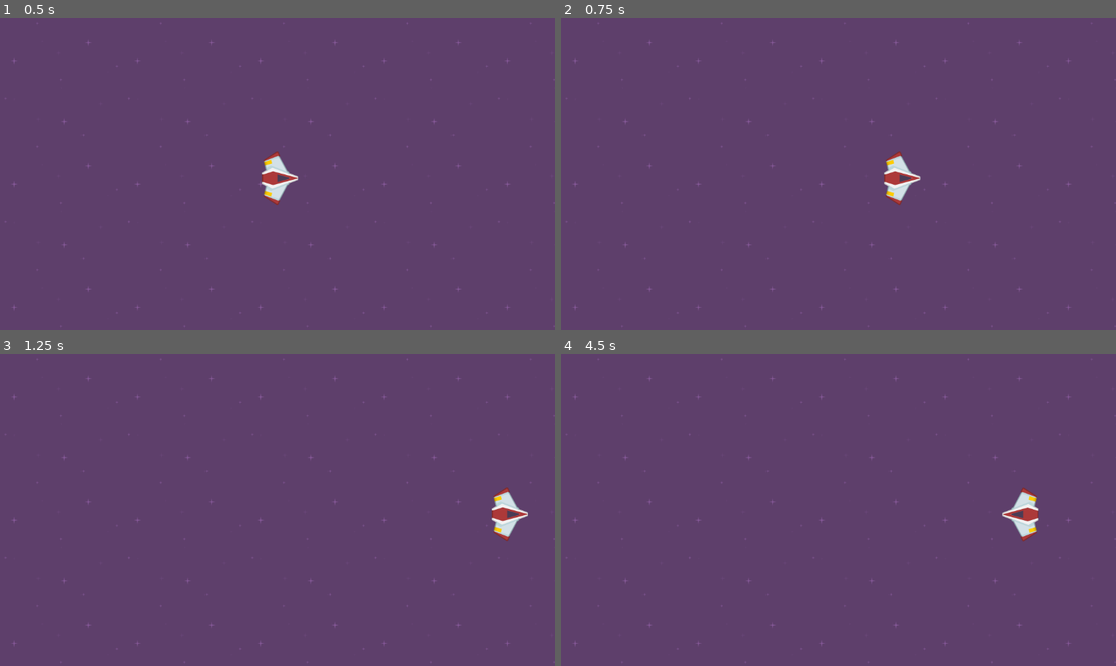
Above: before the commit, frames 1-4 (two rows, left to right).
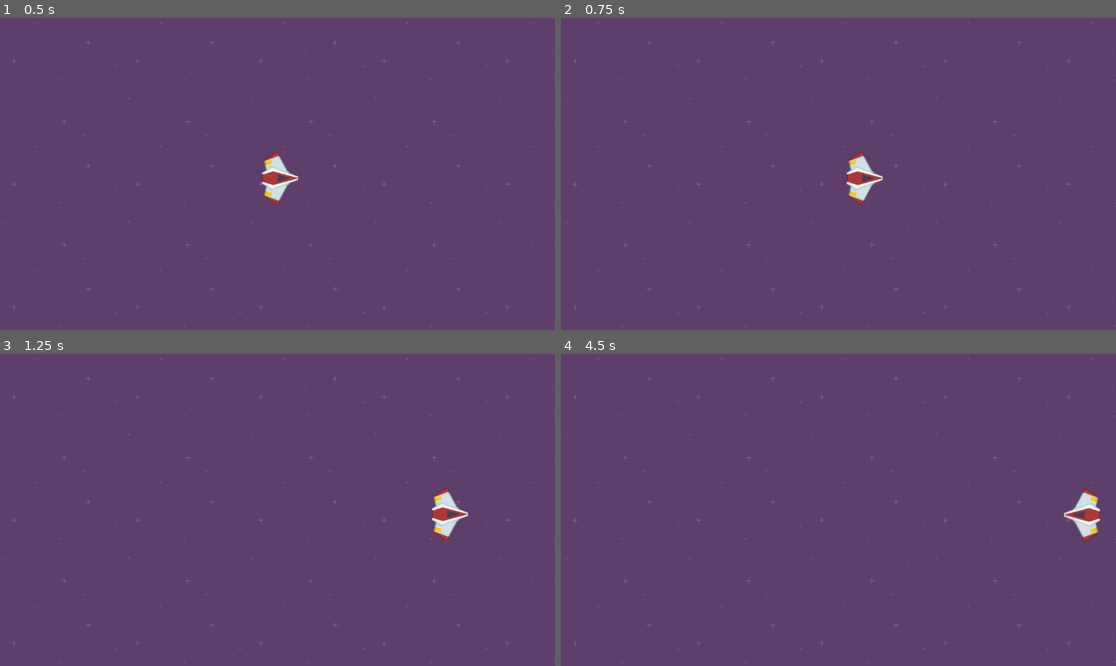
Above: after the commit, the same moments.

Repository: allnato/gd-spaceship
Game: Godot game, scene res://space.tscn
Two runs of this game, one before a commit and one after it. Both use one fixed random seed, a clock stepped at 60 frames per second and the inputs below.
Inputs:
- Up to frame 1 (0.5 s): no input
- Up to frame 2 (0.75 s): tap Enter at 0.5 s; hold D (move_right) from 0.53 s (still down); tap Space (ship_boost) at 0.6 s
- Up to frame 3 (1.25 s): keep holding D (move_right)
- Up to frame 4 (4.5 s): release D (move_right) at 1.28 s; hold S (move_down) 1.28-2.03 s; tap Space (ship_boost) at 1.35, 2.1, 2.75, 2.85, 3.6, 4.35 s; hold D (move_right) 2.03-2.78 s; hold W (move_up) 2.78-3.53 s; tap Enter at 3.5 s; hold A (move_left) from 3.53 s (still down)

Frame 1 is identical in both runs. In frame 2, 1.2% of the frame differs, in the area x 51-65%, y 42-60%; in frame 3, 1.2%; in frame 4, 1.2%.

Commit message:
Add Vector Steering

Diff:
--- a/Player/player.tscn
+++ b/Player/player.tscn
@@ -11,6 +11,7 @@
 script = ExtResource("2_0a812")
 base_speed = 500.0
 boost_time = 2
+steering_factor = 5.0
 
 [node name="Boost Timer" type="Timer" parent="Ship"]
 one_shot = true
--- a/Player/ship.gd
+++ b/Player/ship.gd
@@ -1,5 +1,6 @@
 extends Sprite2D
 var top_speed: float = 0.0
+var velocity: Vector2 = Vector2.ZERO
 # Timer Node
 @onready var boost_timer: Timer = get_node("Boost Timer")
 
@@ -7,6 +8,7 @@
 @export_range(100.0, 1000.0, 1.0, "suffix:px/s") var base_speed: float = 300.0
 @export_range(100.0, 1000.0, 1.0, "suffix:ps/s") var boost_speed: float = 700.0
 @export_range(1, 5, 1, "suffix:sec") var boost_time: int = 1
+@export_range(1, 100, 1) var steering_factor: float = 10.0
 
 
 func _ready() -> void:
@@ -14,7 +16,8 @@
 
 func _process(delta: float) -> void:
 	var direction: Vector2 = Vector2.ZERO
-	var velocity: Vector2 = Vector2.ZERO
+	var steering_vector: Vector2 = Vector2.ZERO
+	var target_vector: Vector2 = Vector2.ZERO
 
 	# Get Directional Vectors
 	direction.x = Input.get_axis("move_left", "move_right")
@@ -29,9 +32,14 @@
 		top_speed = boost_speed
 		boost_timer.start(boost_time)
 
-	# Calculate velocity by combining direction and speed
-	velocity = direction * top_speed
+	# Set Target Vector (TV)
+	target_vector = direction * top_speed
+	# Set Steering Vector (SV): subtract current velocity from TV
+	steering_vector = target_vector - velocity
 
+	# Update Curr Velocity: Add SV and velocity
+	# Shorten the sum by multilying it to the steer factor and delta
+	velocity += steering_vector * steering_factor * delta
 	# Update player position using velocity
 	position += velocity * delta
 
